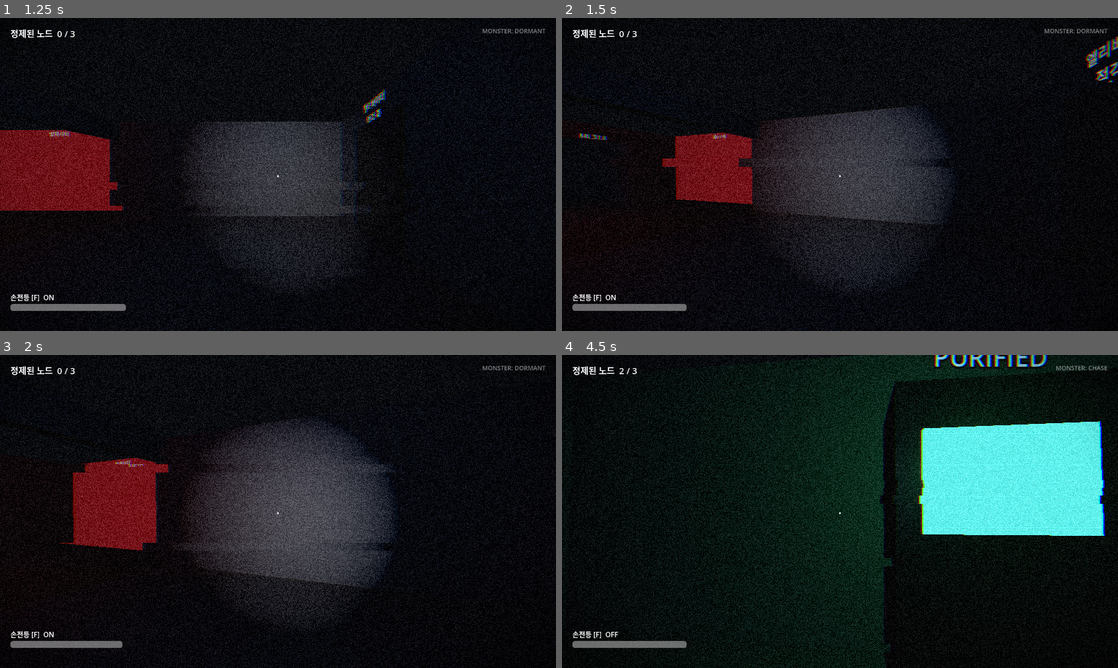
Above: before the commit, frames 1-4 (two rows, left to right).
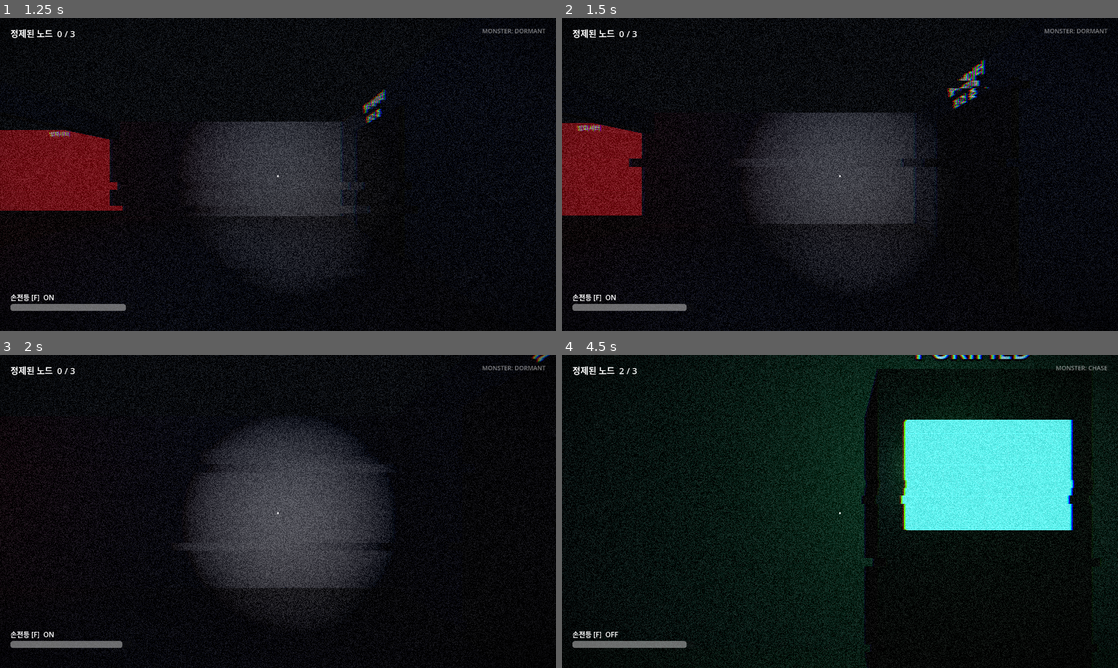
Above: after the commit, the same moments.

Repository: jhyeun1020/opensource-team6-datanoise
Game: Godot game, scene res://scenes/smoke_test.tscn
Same seed, same stepped clock (60 frames per second), same inputs: the game is played once before the commit and once after it. This scene is started directly instead of the project's main scene.
Inputs (mouse positions are in pixels of both pictures, inside the frame that each line leads up to):
- Up to frame 1 (1.25 s): move the mouse to (305, 174) at 0.52 s; hold W (move_forward) from 0.53 s (still down); hold E (interact) from 0.53 s (still down)
- Up to frame 2 (1.5 s): keep holding W (move_forward); move the mouse to (812, 174) at 1.27 s; release E (interact) at 1.28 s; tap 0 (bit_0) at 1.35 s
- Up to frame 3 (2 s): keep holding W (move_forward); tap E (interact) at 1.55 s
- Up to frame 4 (4.5 s): move the mouse to (851, 505) at 2.02 s; hold 1 (bit_1) 2.03-2.78 s; tap E (interact) at 2.3, 3.05 s; move the mouse to (812, 574) at 2.77 s; tap F (flashlight) at 2.85 s; click (812, 574) at 2.92 s; move the mouse to (878, 514) at 3.52 s; hold E (interact) 3.53-4.28 s; move the mouse to (673, 464) at 4.27 s; release W (move_forward) at 4.28 s; hold A (move_left) from 4.28 s (still down); tap Shift (sprint) at 4.35 s; click (673, 464) at 4.42 s

Frame 1 is identical in both runs. In frame 2, 8.8% of the frame differs, in the area x 0-100%, y 6-66%; in frame 3, 4.8%; in frame 4, 10%, in the area x 0-100%, y 0-100%.

Commit message:
모든 방에 문 추가 (여닫기, 잠긴 문, 괴물이 밀어 열기)
- room_door.gd: 경첩 기준 한 짝 문. E로 열고 닫음(소음 0.25), 방 안쪽으로 열림
- 들어갈 수 있는 방 9개 출입구에 여닫는 문, 잠긴 방 8개에 덜컹거리는 잠긴 문(소음 0.35)
- 괴물이 닫힌 문 앞 1.3m에 오면 문을 밀어 엶(소음 0.8). 문 충돌은 레이어 3이라 괴물 몸은 막지 않고, 플레이어·빛·시야는 막음
- 플레이어 충돌·상호작용 레이 마스크에 문 레이어 추가, 문 상태에 따라 HUD 문구 갱신
- 스모크 테스트에 문 검사 5개 추가, 테스트 중 마우스 시선 끔 (4회 연속 71항목 PASS)

Co-Authored-By: Claude Opus 5.5 <noreply@anthropic.com>

Diff:
--- a/scenes/player.tscn
+++ b/scenes/player.tscn
@@ -7,6 +7,7 @@
 height = 1.35
 
 [node name="Player" type="CharacterBody3D"]
+collision_mask = 5
 script = ExtResource("1_player")
 
 [node name="CollisionShape3D" type="CollisionShape3D" parent="."]
@@ -31,3 +32,4 @@
 
 [node name="InteractRay" type="RayCast3D" parent="Head/Camera3D"]
 target_position = Vector3(0, 0, -3)
+collision_mask = 5
--- a/scripts/level_builder.gd
+++ b/scripts/level_builder.gd
@@ -24,6 +24,7 @@
 const TerminalScene := preload("res://scenes/terminal.tscn")
 const DoorScene := preload("res://scenes/door.tscn")
 const StartDoorScript := preload("res://scripts/start_door.gd")
+const RoomDoorScript := preload("res://scripts/room_door.gd")
 
 const WALL_H := 2.7
 const WALL_T := 0.3
@@ -105,7 +106,6 @@
 var _wall_mat: StandardMaterial3D
 var _rack_mat: StandardMaterial3D
 var _desk_mat: StandardMaterial3D
-var _door_mat: StandardMaterial3D
 var _metal_mat: StandardMaterial3D
 var _debris_mat: StandardMaterial3D
 
@@ -172,7 +172,6 @@
 	_wall_mat = _mat(Color(0.22, 0.23, 0.27))
 	_rack_mat = _mat(Color(0.08, 0.09, 0.11), 0.35, 0.7)
 	_desk_mat = _mat(Color(0.28, 0.29, 0.31), 0.7)
-	_door_mat = _mat(Color(0.3, 0.27, 0.24), 0.6)
 	_metal_mat = _mat(Color(0.35, 0.36, 0.38), 0.3, 0.8)
 	_debris_mat = _mat(Color(0.18, 0.16, 0.14), 1.0)
 
@@ -216,8 +215,12 @@
 			var face_z := s * (CORR - WALL_T * 0.5 - 0.02)
 			var rot := 0.0 if s < 0 else PI
 			_sign(r.name, Vector3(dx, 2.3, face_z), rot)
-			if not r.open:
-				_door_panel(Vector3(dx, 0, s * (CORR - WALL_T * 0.5 - 0.03)), rot, 1.0)
+			if r.open:
+				# 출입구에 여닫는 문. 방 안쪽으로 열린다
+				_room_door(Vector2(dx - DOOR_GAP * 0.5 + 0.02, z_in), Vector2(1, 0), DOOR_GAP - 0.05, Vector2(0, s), false)
+			else:
+				# 잠긴 문: 복도 쪽 벽면에 붙어 있고 열리지 않는다
+				_room_door(Vector2(dx - 0.5, s * (CORR - WALL_T * 0.5 - 0.04)), Vector2(1, 0), 1.0, Vector2(0, s), true)
 		if r.get("desks", false):
 			_place_desks(r)
 		if r.get("racks", false):
@@ -339,6 +342,7 @@
 	var sw_out := Vector2(-sw_dir.y, sw_dir.x)  # 홀 쪽
 	var sign_pos: Vector2 = sw_mid + sw_dir * (acad_gap * 0.5 + 0.6) + sw_out * (WALL_T * 0.5 + 0.02)
 	_sign("학회실", Vector3(sign_pos.x, 2.3, sign_pos.y), _face_rot(sw_out))
+	_room_door(sw_mid - sw_dir * (acad_gap * 0.5 - 0.02), sw_dir, acad_gap - 0.05, -sw_out, false)
 	# 학회실 회의 탁자
 	_box(nav_region, Vector3(78.5, 0.375, HALL_TOP + 4.0), Vector3(3.0, 0.75, 1.0), _desk_mat)
 
@@ -355,7 +359,7 @@
 	_wall_seg(b2, b)
 	_floor_poly(PackedVector2Array([a, b, b2, a2]), false)
 	var lab_door: Vector2 = upper0 + d * 13.0 - up * (WALL_T * 0.5 + 0.03)
-	_door_panel(Vector3(lab_door.x, 0, lab_door.y), _face_rot(-up), 1.0)
+	_room_door(lab_door - d * 0.5, d, 1.0, up, true)
 	_sign("랩실", Vector3(lab_door.x, 2.3, lab_door.y) + Vector3(-up.x, 0, -up.y) * 0.02, _face_rot(-up))
 
 	# 사선 복도 끝: 무너진 잔해로 막힘 (스케치의 낙서 구역, 접근 금지)
@@ -557,9 +561,21 @@
 		_extras.add_child(mi)
 
 
-func _door_panel(pos: Vector3, rot_y: float, width: float) -> void:
-	var body := _box(_extras, pos + Vector3(0, 1.05, 0), Vector3(width, 2.1, 0.05), _door_mat, false)
-	body.rotation.y = rot_y
+## 방 문 하나. hinge = 경첩 위치(x-z), dir = 닫혔을 때 문이 뻗는 방향, into = 방 안쪽 방향.
+func _room_door(hinge: Vector2, dir: Vector2, width: float, into: Vector2, locked: bool) -> void:
+	var door := StaticBody3D.new()
+	door.set_script(RoomDoorScript)
+	door.width = width
+	door.height = DOOR_H
+	door.locked = locked
+	var rot := atan2(-dir.y, dir.x)
+	var a := deg_to_rad(95.0)
+	var swung := Vector2(cos(rot + a), -sin(rot + a))  # +a 만큼 돌렸을 때 문이 향하는 방향
+	door.open_angle_deg = 95.0 if swung.dot(into) > 0.0 else -95.0
+	door.position = Vector3(hinge.x, 0.0, hinge.y)
+	door.rotation.y = rot
+	doors_root.add_child(door)  # Doors 아래: 네비메시에서 제외
+
 
 
 func _sign(text: String, pos: Vector3, rot_y: float) -> void:
--- a/scripts/player.gd
+++ b/scripts/player.gd
@@ -190,6 +190,9 @@
 func _try_interact() -> void:
 	if _current_target:
 		_current_target.interact(self)
+		# 문처럼 상태에 따라 문구가 바뀌는 대상(열기/닫기)을 HUD가 다시 읽게 한다
+		if is_instance_valid(_current_target):
+			interact_target_changed.emit(_current_target)
 
 
 # ---------------------------------------------------------------- 잠금 / 리스폰
--- /dev/null
+++ b/scripts/room_door.gd
@@ -0,0 +1,99 @@
+@tool
+extends StaticBody3D
+## 방 문 (담당 D)
+## 경첩(이 노드의 원점)에서 로컬 +x 방향으로 width 만큼 뻗은 한 짝 문. 메시·충돌은 코드로 만든다.
+##
+## - 플레이어: E로 열고 닫는다. 여닫는 소리가 난다(소음 0.25).
+## - 잠긴 문: 열리지 않고 E를 누르면 덜컹거린다(소음 0.35). 괴물이 들을 수 있다.
+## - 괴물: 닫힌 문 앞(1.3m)에 오면 문을 거칠게 밀어 연다(소음 0.8).
+##   문 충돌은 레이어 3(값 4)에만 있어서 괴물 몸은 문에 걸리지 않는다. 플레이어와 빛·시야 판정은 막는다.
+
+const DOOR_LAYER := 4
+
+@export var width := 1.55
+@export var height := 2.2
+@export var open_angle_deg := 95.0   # 방 안쪽으로 열리는 방향(부호 포함)
+@export var locked := false
+@export var open_duration := 0.6
+
+var is_open := false
+var _tween: Tween
+
+
+var prompt_text: String:
+	get:
+		if locked:
+			return "[E]  잠겨 있음"
+		return "[E]  문 닫기" if is_open else "[E]  문 열기"
+
+
+func _ready() -> void:
+	add_to_group("room_doors")
+	collision_layer = DOOR_LAYER
+	collision_mask = 0
+	var mat := StandardMaterial3D.new()
+	mat.albedo_color = Color(0.3, 0.27, 0.24) if not locked else Color(0.24, 0.22, 0.2)
+	mat.roughness = 0.6
+	var mesh := MeshInstance3D.new()
+	var box := BoxMesh.new()
+	box.size = Vector3(width, height, 0.06)
+	mesh.mesh = box
+	mesh.material_override = mat
+	mesh.position = Vector3(width * 0.5, height * 0.5, 0.0)
+	add_child(mesh)
+	var handle := MeshInstance3D.new()
+	var hbox := BoxMesh.new()
+	hbox.size = Vector3(0.14, 0.04, 0.16)
+	handle.mesh = hbox
+	handle.position = Vector3(width - 0.15, 1.0, 0.0)
+	add_child(handle)
+	var col := CollisionShape3D.new()
+	var shape := BoxShape3D.new()
+	shape.size = box.size
+	col.shape = shape
+	col.position = mesh.position
+	add_child(col)
+
+
+func can_interact() -> bool:
+	return _tween == null or not _tween.is_running()
+
+
+func interact(_player: Node) -> void:
+	if not can_interact():
+		return
+	if locked:
+		GameManager.emit_noise(global_position, 0.35)  # 덜컹
+		# TODO(사운드): 잠긴 문 손잡이 덜컹 소리
+		return
+	_set_open(not is_open, 0.25)
+
+
+func _set_open(open: bool, loudness: float) -> void:
+	is_open = open
+	GameManager.emit_noise(global_position, loudness)
+	var target := deg_to_rad(open_angle_deg) if open else 0.0
+	_tween = create_tween()
+	_tween.tween_property(self, "rotation:y", _closed_rot + target, open_duration) \
+		.set_trans(Tween.TRANS_SINE).set_ease(Tween.EASE_OUT)
+	# TODO(사운드): 문 여닫는 소리
+
+
+var _closed_rot := 0.0
+
+
+func _enter_tree() -> void:
+	_closed_rot = rotation.y
+
+
+func _physics_process(_delta: float) -> void:
+	if Engine.is_editor_hint() or is_open or locked:
+		return
+	var m := GameManager.monster
+	if m == null or not m.visible:
+		return
+	var center := global_transform * Vector3(width * 0.5, 0.0, 0.0)
+	var flat := Vector2(m.global_position.x - center.x, m.global_position.z - center.z)
+	if flat.length() < 1.3:
+		_set_open(true, 0.8)  # 괴물이 문을 밀어젖힌다
+		# TODO(사운드/연출): 문이 벽에 쾅 부딪히는 소리
--- a/scripts/smoke_test.gd
+++ b/scripts/smoke_test.gd
@@ -39,6 +39,9 @@
 	_check(monster != null, "괴물 등록")
 	if player == null or monster == null:
 		return
+
+	# 테스트 중 실제 마우스가 움직여 시선이 돌아가면 빛 판정이 흔들린다 → 마우스 시선 끔
+	player.mouse_sensitivity = 0.0
 
 	var minigame := get_tree().root.find_child("Minigame", true, false)
 	_check(minigame != null, "미니게임 UI 존재")
@@ -111,6 +114,31 @@
 		if idx == 1:
 			_check(monster.state != monster.State.DORMANT and monster.visible, "노드 1 이후 괴물 활성화")
 
+	# ---- 방 문: 열기·닫기 / 잠긴 문 / 괴물이 밀어 열기
+	var room_doors := get_tree().get_nodes_in_group("room_doors")
+	var open_doors := room_doors.filter(func(d): return not d.locked)
+	var locked_doors := room_doors.filter(func(d): return d.locked)
+	_check(open_doors.size() == 9 and locked_doors.size() == 8, "방 문 배치 (열리는 문 %d / 잠긴 문 %d)" % [open_doors.size(), locked_doors.size()])
+	if open_doors.size() >= 2 and locked_doors.size() >= 1:
+		var rd = open_doors[0]
+		rd.interact(player)
+		await get_tree().create_timer(0.8).timeout
+		_check(rd.is_open and absf(rd.rotation.y - rd._closed_rot) > 1.4, "E로 방 문 열림 (방 안쪽으로 회전)")
+		rd.interact(player)
+		await get_tree().create_timer(0.8).timeout
+		_check(not rd.is_open and absf(rd.rotation.y - rd._closed_rot) < 0.05, "E로 방 문 닫힘")
+		var ld = locked_doors[0]
+		ld.interact(player)
+		await get_tree().create_timer(0.3).timeout
+		_check(not ld.is_open, "잠긴 문은 열리지 않음")
+		var bash = open_doors[1]
+		var back: Vector3 = monster.global_position
+		monster.global_position = bash.global_transform * Vector3(bash.width * 0.5, 0.1, 0.6)
+		await _frames(3)
+		_check(bash.is_open, "괴물이 닫힌 문 앞에 오면 문이 열림")
+		monster.global_position = back
+		await _frames(2)
+
 	# ---- 문이 다 열린 뒤 괴물이 좁은 문을 지나 모든 구역으로 길을 찾는지 (실측 폭 2.5m 복도, 2m 문)
 	var nav_map: RID = monster.agent.get_navigation_map()
 	for goal in Level.NAV_TEST_POINTS:
--- a/scripts/start_door.gd
+++ b/scripts/start_door.gd
@@ -1,3 +1,4 @@
+@tool
 extends StaticBody3D
 ## 계단실 → 3층 로비 문 (담당 D)
 ## 플레이어는 계단실에서 시작하고, 이 문을 E로 열면서 게임이 시작된다.
